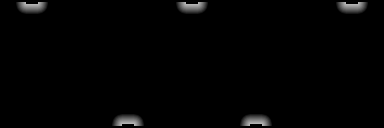
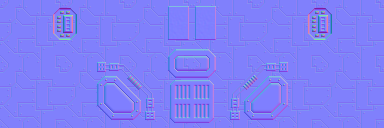
Layer changes from the first 384x128 image to the second:
showed group "Roof" (20 layers) over left=0, top=0, right=384, bottom=128
added group "Normal" with 11 layers in group "Roof" over left=0, top=0, right=384, bottom=128
added layer "Ebene 83" in group "Normal" over left=100, top=79, right=285, bottom=117
added layer "Ebene 73" in group "Normal" over left=53, top=8, right=77, bottom=40
added layer "Ebene 79" in group "Normal" over left=195, top=6, right=216, bottom=40
added layer "Ebene 78" in group "Normal" over left=168, top=6, right=189, bottom=40
added layer "Ebene 77" in group "Normal" over left=230, top=62, right=288, bottom=120
added layer "Ebene 76" in group "Normal" over left=97, top=62, right=155, bottom=120
added layer "Ebene 75" in group "Normal" over left=168, top=49, right=216, bottom=78
added layer "Ebene 74" in group "Normal" over left=308, top=8, right=332, bottom=40
added layer "Ebene 84" in group "Normal" over left=170, top=80, right=214, bottom=123
added layer "Ebene 61 Kopie 3" in group "Normal" over left=0, top=0, right=384, bottom=128
hid group "Doodas" (9 layers) over left=126, top=28, right=259, bottom=117
hid "Ebene 59" over left=0, top=0, right=384, bottom=128
